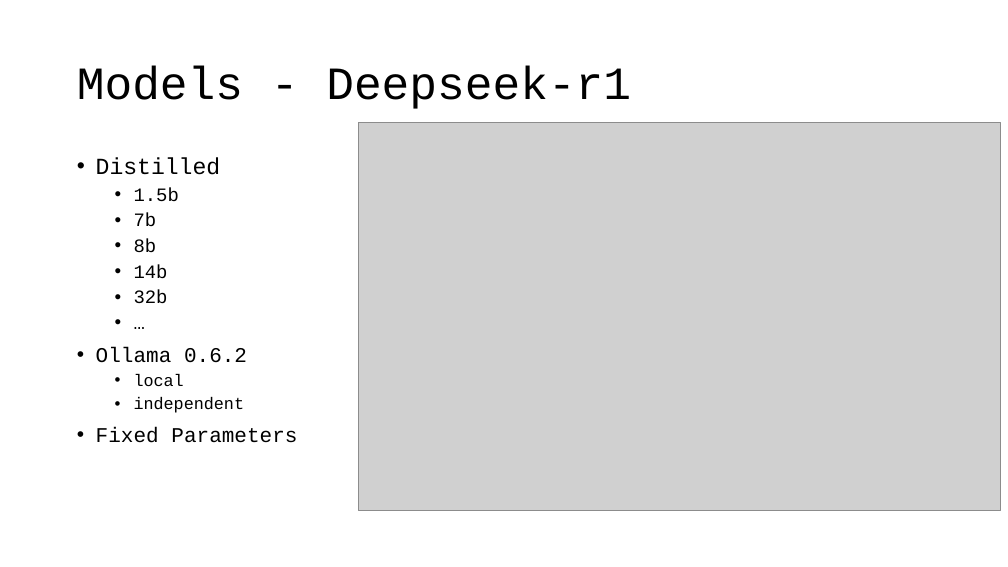
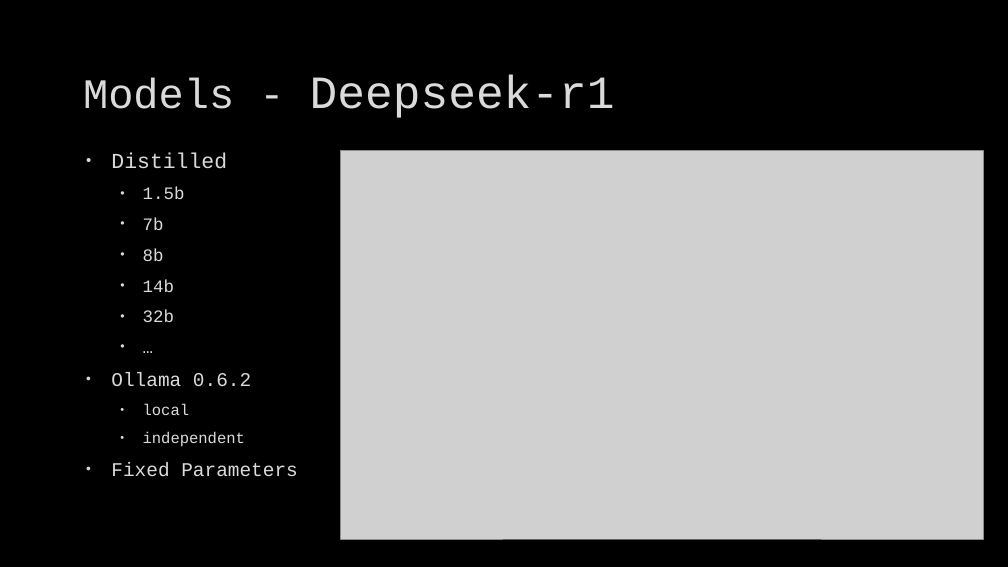
Before and after one commit to as-cal8/RBST-prompt-engineering, a slide deck: slide 8 of presentation/RBST_prompt-eng [Autosaved].pptx. Drawn at 1008x567 pixels with LibreOffice and Linux fonts; fonts in the diff are those of the drawing; grey boxes stand for pictures; background and template pictures are left out. Boxes give left, top, right and bottom in pixels: in the first picture for what was removed or moved away, otherwise in the second. Text is boxed around its words. In the diff, an @@ line names an element or a change of style, - is before the commit and + after.

```diff
--- a/presentation/RBST_prompt-eng [Autosaved].pptx
+++ b/presentation/RBST_prompt-eng [Autosaved].pptx
@@ background #FFFFFF to picture (left out) @@
@@ title "Models - Deepseek-r1": place and size @@
-title "Models - Deepseek-r1" at <box>77,67,631,109</box>
+title "Models - Deepseek-r1" at <box>83,76,615,118</box>
@@ title "Models - Deepseek-r1" at <box>83,76,615,118</box>: size 44 to 40 pt in "Models -"; text colour #000000 to #DADADA, letter outline none to #404040 0.75 pt; line spacing 0.9 to 1 @@
@@ text "Distilled": place and size @@
-text "Distilled" at <box>96,157,297,443</box>
+text "Distilled" at <box>111,153,297,476</box>
@@ text "Distilled" at <box>111,153,297,476</box>: size 22 to 20.4 pt in "Distilled"; text colour #000000 to #DADADA, letter outline none to #404040 0.75 pt; size 18 to 16.6 pt in "1.5b", "7b", "8b", "14b" and 2 more places; size 20 to 18.5 pt in "Ollama 0.6.2", "Fixed Parameters"; size 16 to 14.8 pt in "local", "independent"; indent changed; line spacing 0.9 to 1; more space between paragraphs @@
@@ picture: place and size @@
-picture at <box>358,123,1001,511</box>
+picture at <box>341,150,984,539</box>
```
Also in this commit, not shown: 10 other slides changed, 3 slides added, 2 slides removed, 2 other files.
